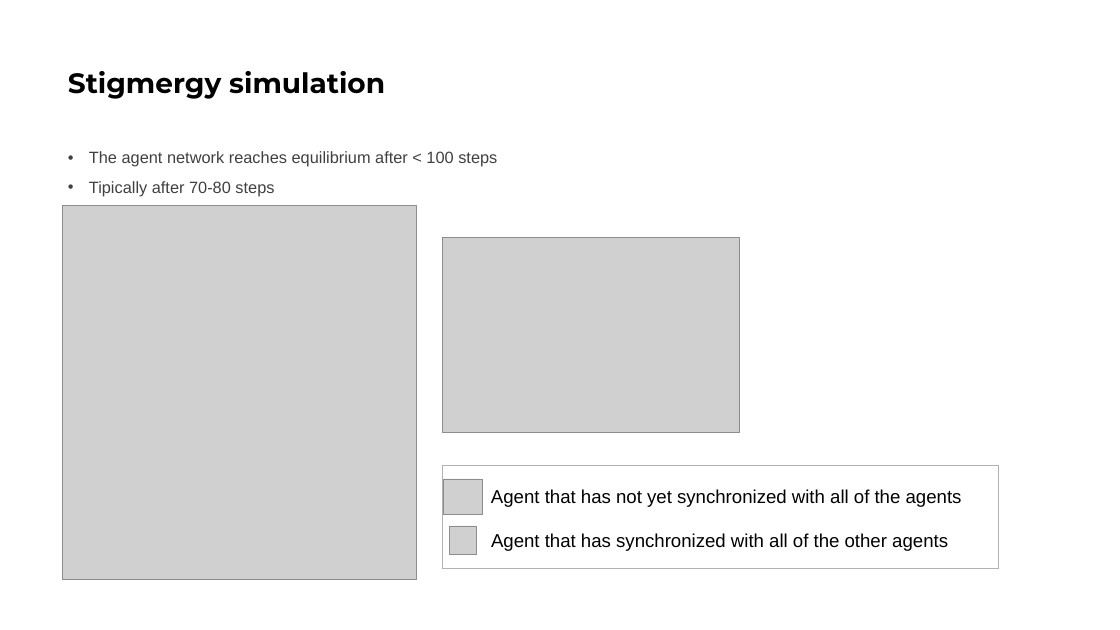
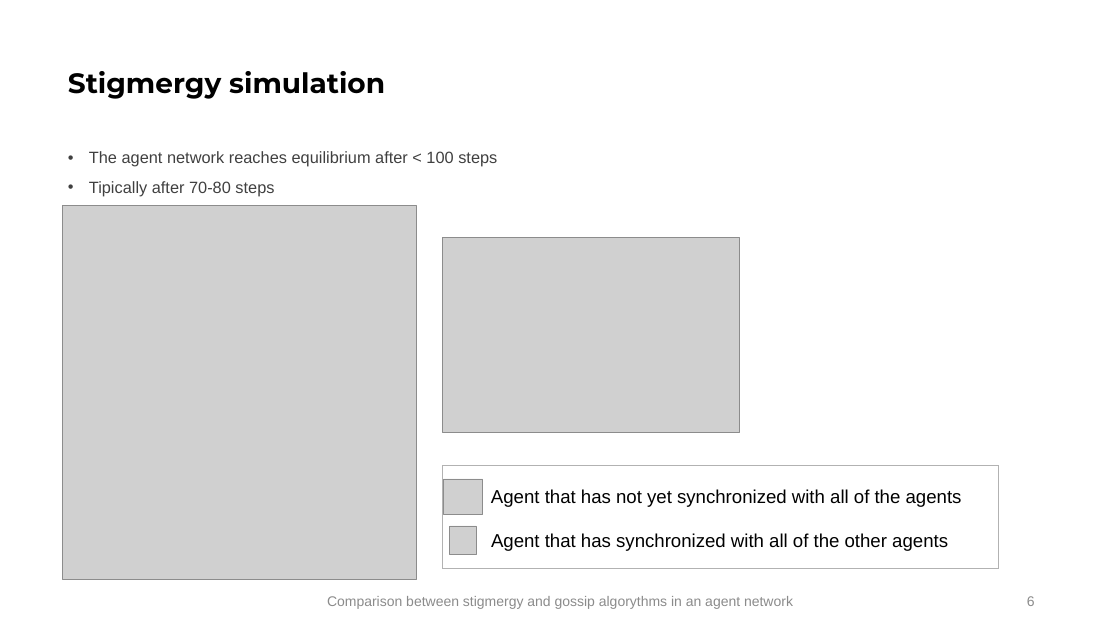
Before and after one commit to icotoi/cs-y1-isc1, a slide deck: slide 6 of slides/Comparison between stigmergy and gossip algorythm in an agent network.pptx. Drawn at 1120x630 pixels with LibreOffice and Linux fonts; fonts in the diff are those of the drawing; grey boxes stand for pictures. Boxes give left, top, right and bottom in pixels: in the first picture for what was removed or moved away, otherwise in the second. Text is boxed around its words. In the diff, an @@ line names an element or a change of style, - is before the commit and + after.

```diff
--- a/slides/Comparison between stigmergy and gossip algorythm in an agent network.pptx
+++ b/slides/Comparison between stigmergy and gossip algorythm in an agent network.pptx
@@ text added at (x1=327, y1=596, x2=793, y2=609), 12 pt, text #8C8C8C @@
+Comparison between stigmergy and gossip algorythms in an agent network
@@ page number added at (x1=1027, y1=596, x2=1035, y2=606), 12 pt, text #8C8C8C @@
+6
```
Also in this commit, not shown: 8 other slides changed.
